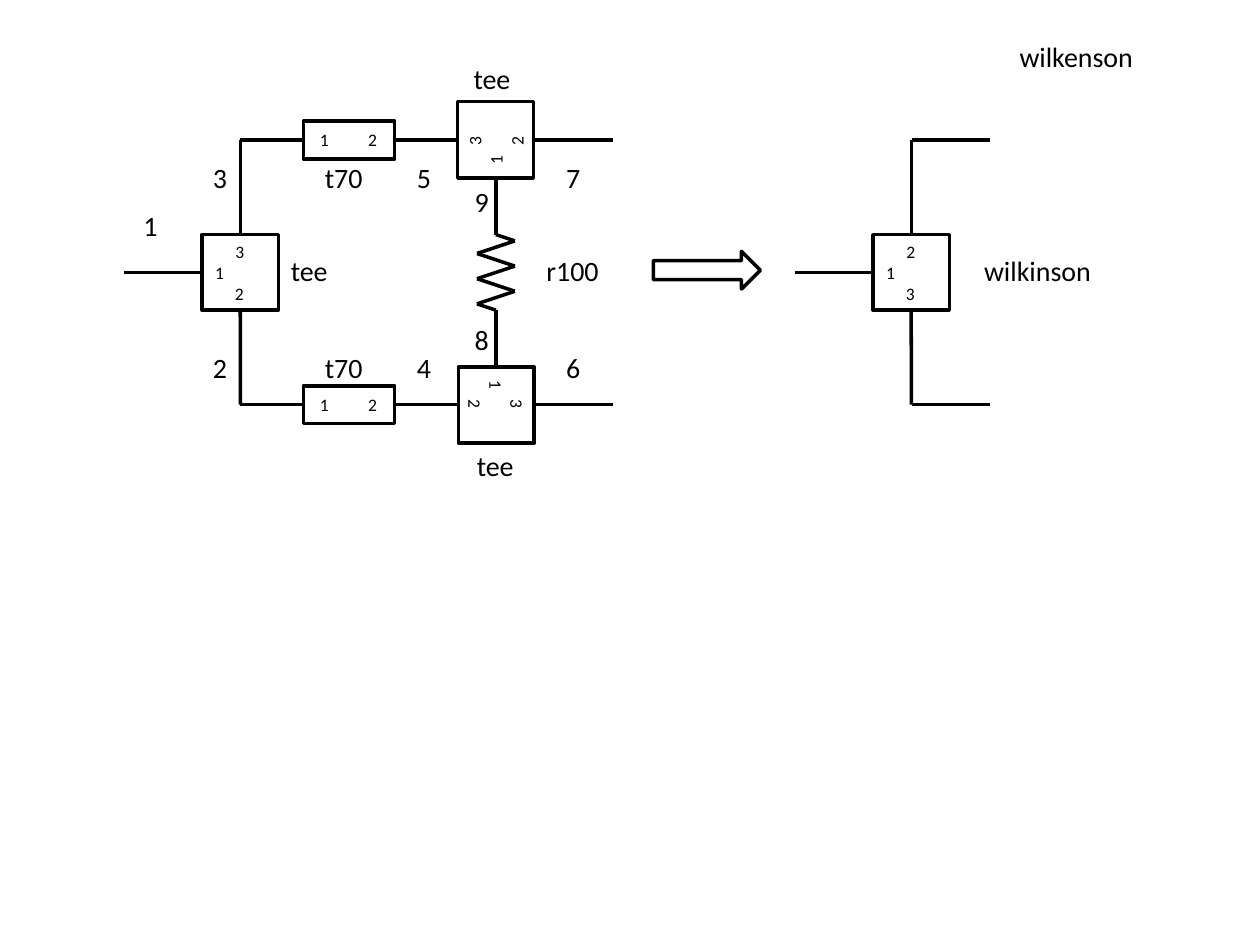
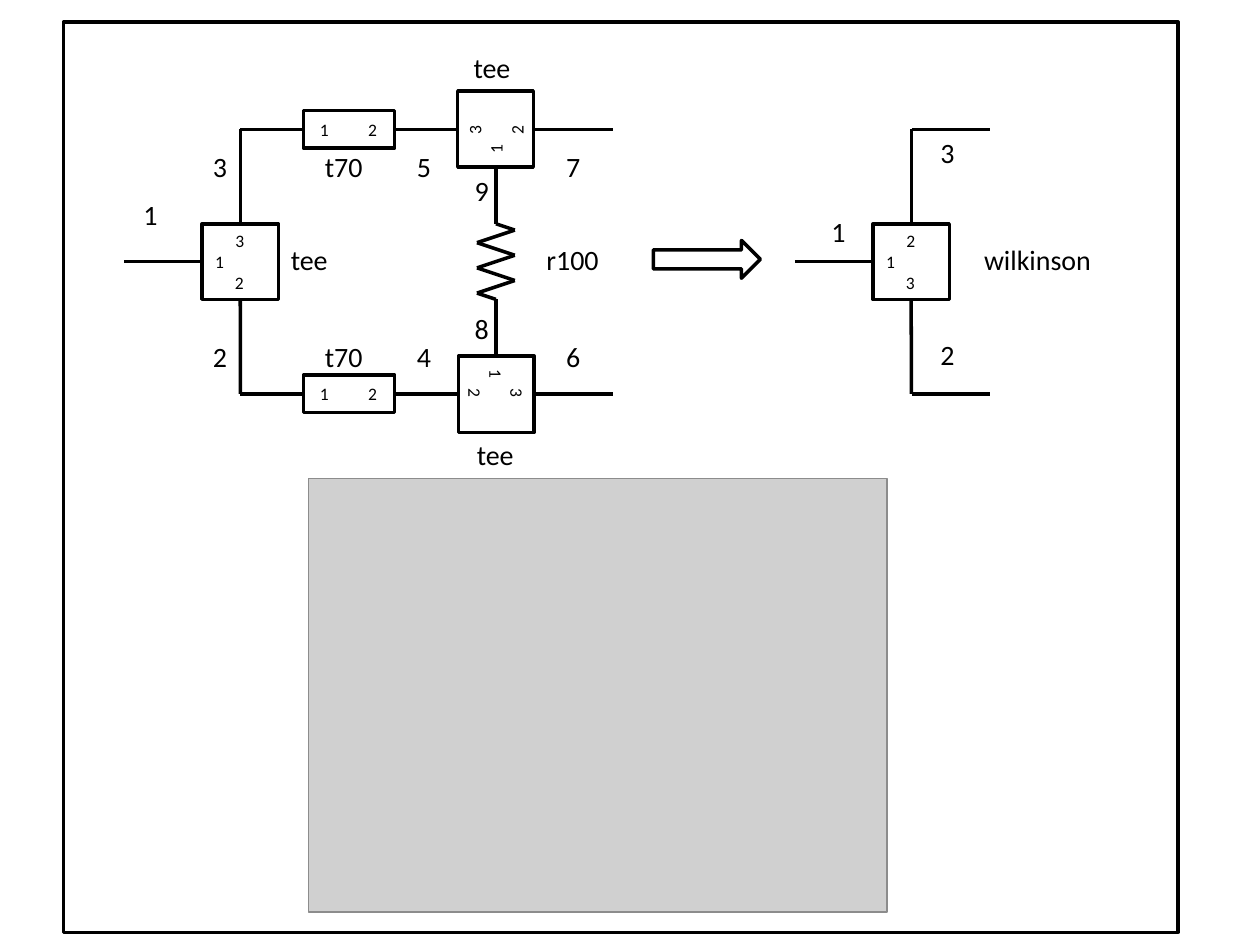
Before and after one commit to JerryWiltz/nP, a slide deck: slide 1 of README/ReadmeFigures/readmeFigures.pptm. Drawn at 1260x945 pixels with LibreOffice and Linux fonts; fonts in the diff are those of the drawing; grey boxes stand for pictures. Boxes give left, top, right and bottom in pixels: in the first picture for what was removed or moved away, otherwise in the second. Text is boxed around its words. In the diff, an @@ line names an element or a change of style, - is before the commit and + after.

```diff
--- a/README/ReadmeFigures/readmeFigures.pptm
+++ b/README/ReadmeFigures/readmeFigures.pptm
@@ rectangle added at [63, 23, 1178, 932], outline #000000 2 pt @@
@@ title removed at [1020, 47, 1133, 68] @@
-wilkenson
@@ 23 lines, 22 texts, 6 rectangles, 1 right arrow: place and size @@
-23 lines, 22 texts, 6 rectangles, 1 right arrow at [123, 71, 1091, 477]
+23 lines, 22 texts, 6 rectangles, 1 right arrow at [123, 60, 1091, 466]
@@ text added at [940, 145, 954, 164], 16 pt, text #000000 @@
+3
@@ text added at [831, 224, 845, 242], 16 pt, text #000000 @@
+1
@@ text added at [940, 347, 954, 365], 16 pt, text #000000 @@
+2
@@ picture added at [309, 479, 887, 912] @@
```
Also in this commit, not shown: 2 other files.
